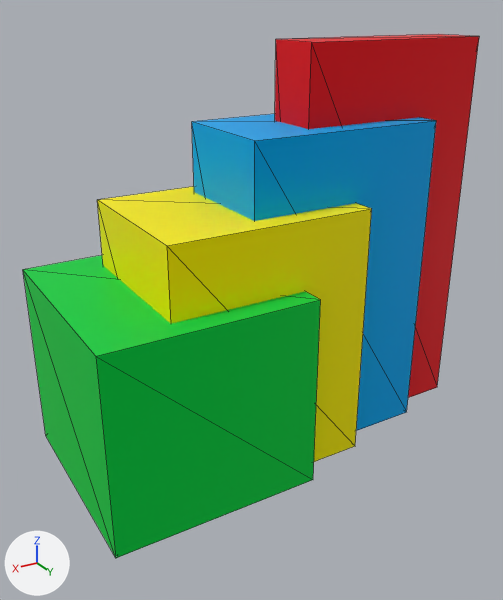
What one commit did to the glTF model img/3d_icon.glb.
One viewpoint serves both versions: a 50 mm lens placed at (0.831, 1.398, 0.546), pointed at (-0.009, -0.002, -0.154). Every picture has the same lights, and +X, +Y and +Z are marked at lower left. Mesh edges are drawn as thin lines. Where no turn or scale is listed for an object, it has been applied to the vertices. Vertices at the same position are counted once.

Objects in the first picture: 'mesh_id27', 'mesh_id45', 'mesh_id58', 'mesh_id64'.
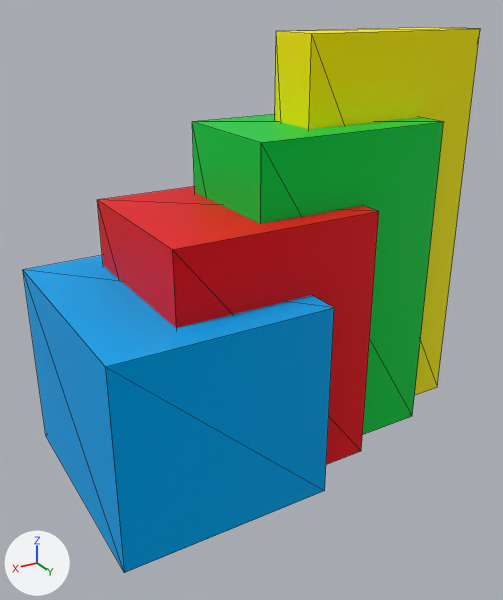
The newer file is also turned or shifted as a whole; pictures and numbers use the older file's frame.

Patch to the scene script:
```diff
--- a/img/3d_icon.glb.py
+++ b/img/3d_icon.glb.py
@@ me_mesh_id27 @@
 me_mesh_id27.from_pydata(...)  # 8 vertices, 12 faces; spans x -0.263..0.263, y -0.072..0.072, z -0.516..0.516
 # used by ob_mesh_id27; location = (-0.387, -0.01, -0.054)
 # before: 0 (0.263, 0.072, 0.516) at pixel (311, 42), 2 (-0.263, 0.072, 0.516) at pixel (479, 36), 4 (-0.263, -0.072, 0.516) at pixel (438, 34), 6 (0.263, -0.072, 0.516) at pixel (275, 39)
-me_mesh_id27.materials.append(mat_88)
+# me_mesh_id27 part 3
+for i in [0, 2, 4, 6]: me_mesh_id27.vertices[i].co += Vector((0.0, 0.0, 0.018))
+me_mesh_id27.materials.append(mat_92)
@@ me_mesh_id45 @@
 me_mesh_id45.from_pydata(...)  # 8 vertices, 12 faces; spans x -0.263..0.263, y -0.149..0.149, z -0.422..0.422
 # used by ob_mesh_id45; location = (-0.206, -0.029, -0.149)
-me_mesh_id45.materials.append(mat_90)
+# me_mesh_id45 part 4: the whole mesh is scaled about its middle by (1, 1.08, 1), then moved by (0.0, 0.013, 0.0)
+me_mesh_id45.materials.append(mat_94)
@@ me_mesh_id58 @@
 me_mesh_id58.from_pydata(...)  # 8 vertices, 12 faces; spans x -0.263..0.263, y -0.204..0.204, z -0.334..0.334
 # used by ob_mesh_id58; location = (0.033, -0.027, -0.237)
-me_mesh_id58.materials.append(mat_92)
+# me_mesh_id58 part 1: the whole mesh is scaled about its middle by (1, 1.06, 1), then moved by (0.0, 0.013, 0.0)
+me_mesh_id58.materials.append(mat_88)
@@ me_mesh_id64 @@
 me_mesh_id64.from_pydata(...)  # 8 vertices, 12 faces; spans x -0.263..0.263, y -0.271..0.271, z -0.248..0.248
 # used by ob_mesh_id64; location = (0.216, -0.035, -0.323)
-me_mesh_id64.materials.append(mat_94)
+# me_mesh_id64 part 2: the whole mesh is scaled about its middle by (1, 1.09, 1), then moved by (0.0, 0.025, 0.0)
+me_mesh_id64.materials.append(mat_90)
```

Where the change shows, as pixel boxes (x1, y1, x2, y2) in the pictures (503 x 600 px):
'mesh_id64', recoloured, mesh rescaled (green to blue): before (23, 255, 321, 558); after (23, 255, 334, 573)
'mesh_id58', recoloured, mesh rescaled (yellow to red): before (97, 186, 372, 462); after (97, 186, 379, 465)
'mesh_id45', recoloured, mesh rescaled (cyan to green): before (192, 114, 436, 431); after (192, 114, 444, 435)
'mesh_id27', recoloured, reshaped (red to yellow): before (275, 34, 479, 398); after (275, 27, 480, 395)
